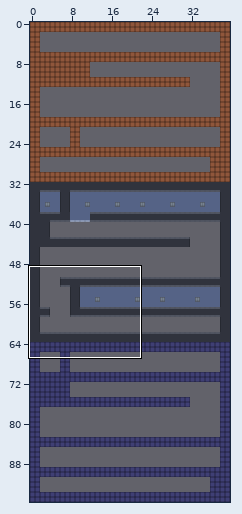
Level history. Tiled map: parallelWorlds/assets/src/level.tmx. The first picture is a wide view before the edit; the outline marks the close-up.
Close-up. Before:
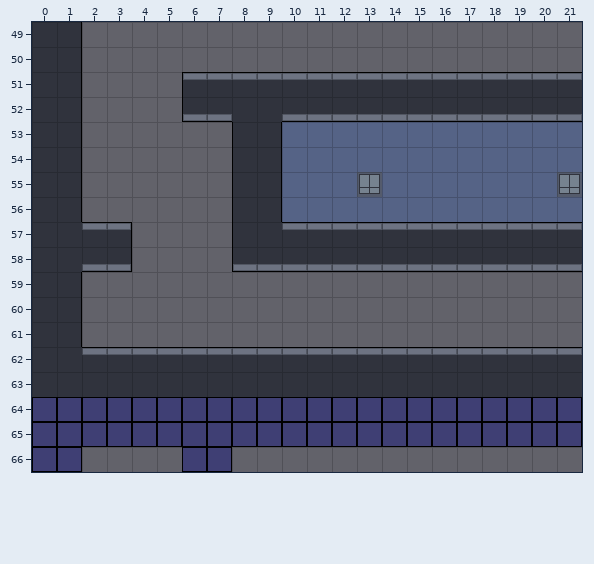
Cells are 25x25 px. Shown: x 0..21, y 49..66. The commit also changed other parts of the map, which this record leaves out.
Once edited:
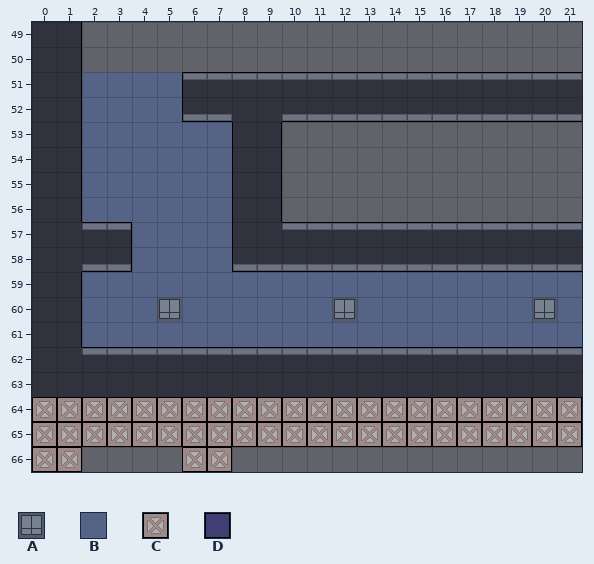
Key: from "tiles": A 20, B 26, C 386, D 397.
_ is an empty cell.
Tiles replaced or removed in this view: A, B, D.
The edit:
Changed rows in their new state; . is an unchanged cell.
Layer "Слой тайлов 1":
first column x 0:
51 ..BBBB................
52 ..BBBB................
53 ..BBBBBB..____________
54 ..BBBBBB..____________
55 ..BBBBBB..____________
56 ..BBBBBB..____________
57 ....BBBB..............
58 ....BBBB..............
59 ..BBBBBBBBBBBBBBBBBBBB
60 ..BBBABBBBBBABBBBBBBAB
61 ..BBBBBBBBBBBBBBBBBBBB
64 CCCCCCCCCCCCCCCCCCCCCC
65 CCCCCCCCCCCCCCCCCCCCCC
66 CC....CC..............
Where, in picture pixels (left, top, right, bottom), the same in both close-ups:
changed: (82, 72, 582, 347)
changed: (33, 398, 581, 471)
